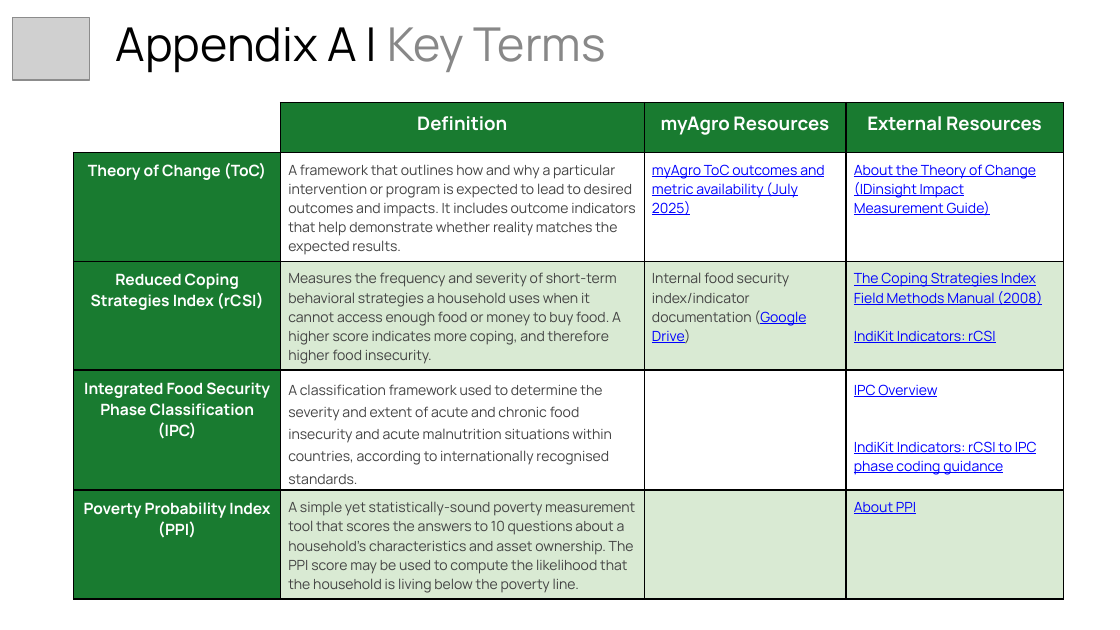
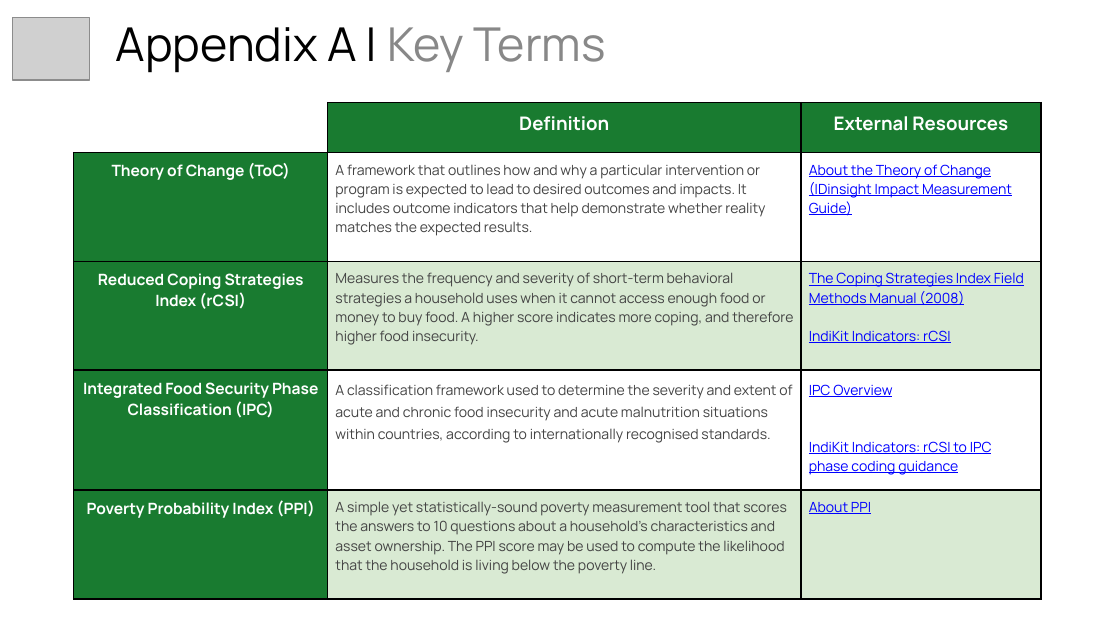
Before and after one commit to nessascalora/farmer_food_security_impact_report_myagro, a slide deck: slide 25 of myAgro Food Security Impact Report November 2025.pptx. Drawn at 1120x630 pixels with LibreOffice and Linux fonts; fonts in the diff are those of the drawing; grey boxes stand for pictures. Boxes give left, top, right and bottom in pixels: in the first picture for what was removed or moved away, otherwise in the second. Text is boxed around its words. In the diff, an @@ line names an element or a change of style, - is before the commit and + after.

```diff
--- a/myAgro Food Security Impact Report November 2025.pptx
+++ b/myAgro Food Security Impact Report November 2025.pptx
@@ table at <box>74,103,1042,599</box> @@
-column 3: myAgro Resources | myAgro ToC outcomes and metric availability (July 2025) | Internal food security index/indicator documentation (Google Drive) |  | 
@@ table: place and size @@
-table at <box>74,103,1064,607</box>
+table at <box>74,103,1042,599</box>
```
Also in this commit, not shown: 1 slide removed.
